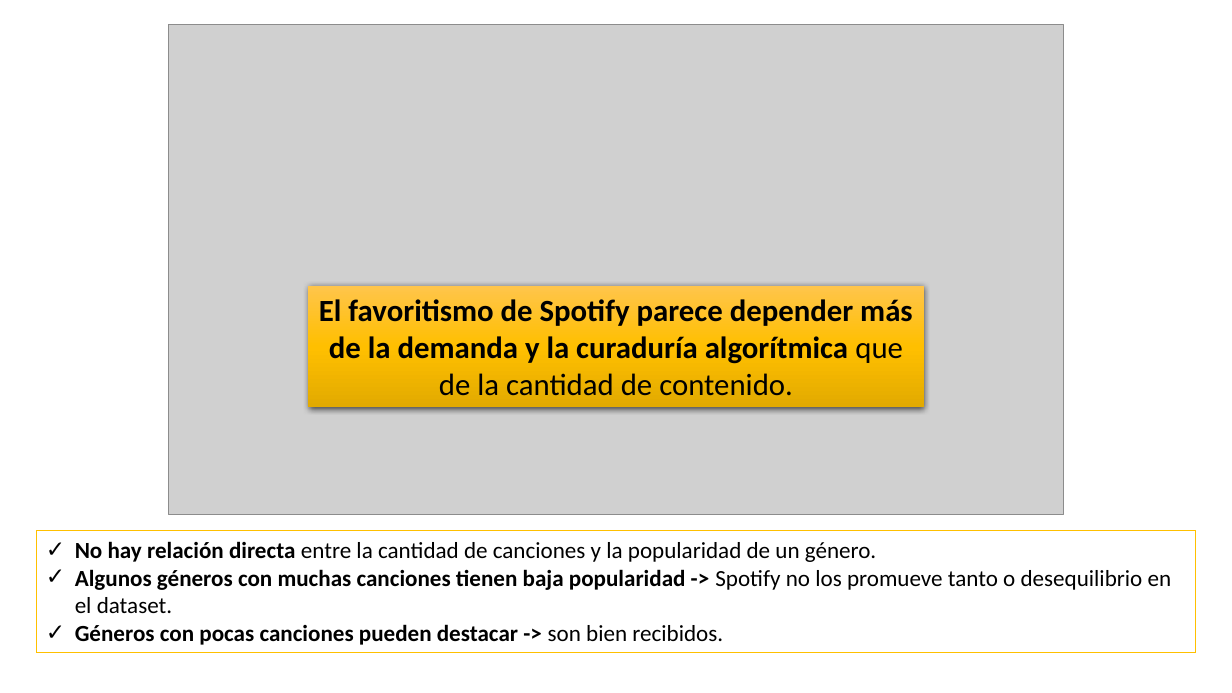
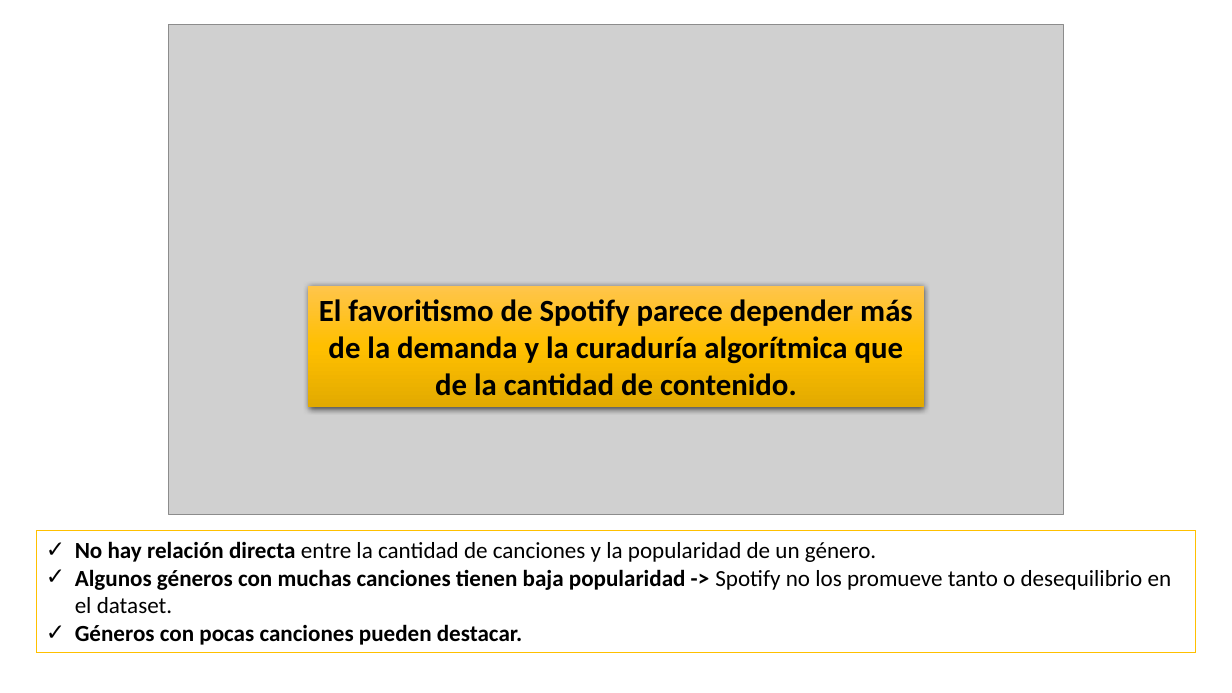
Before and after one commit to anderping/Spotify-EDA, a slide deck: slide 7 of presentacion/Cómo triunfar en Spotify_ANDERPENAVILLALOBOS.pptx. Drawn at 1232x693 pixels with LibreOffice and Linux fonts; fonts in the diff are those of the drawing; grey boxes stand for pictures. Boxes give left, top, right and bottom in pixels: in the first picture for what was removed or moved away, otherwise in the second. Text is boxed around its words. In the diff, an @@ line names an element or a change of style, - is before the commit and + after.

```diff
--- a/presentacion/Cómo triunfar en Spotify_ANDERPENAVILLALOBOS.pptx
+++ b/presentacion/Cómo triunfar en Spotify_ANDERPENAVILLALOBOS.pptx
@@ rectangle "El favoritismo de Spotify parece ..." at bbox=[308, 286, 923, 407]: bold on in "que de la cantidad de contenido." @@
@@ text in rectangle at bbox=[75, 624, 522, 645]: text changed @@
-✓ Géneros con pocas canciones pueden destacar -> son bien recibidos.
+✓ Géneros con pocas canciones pueden destacar.
```
Also in this commit, not shown: 7 other slides changed, 4 other files.
